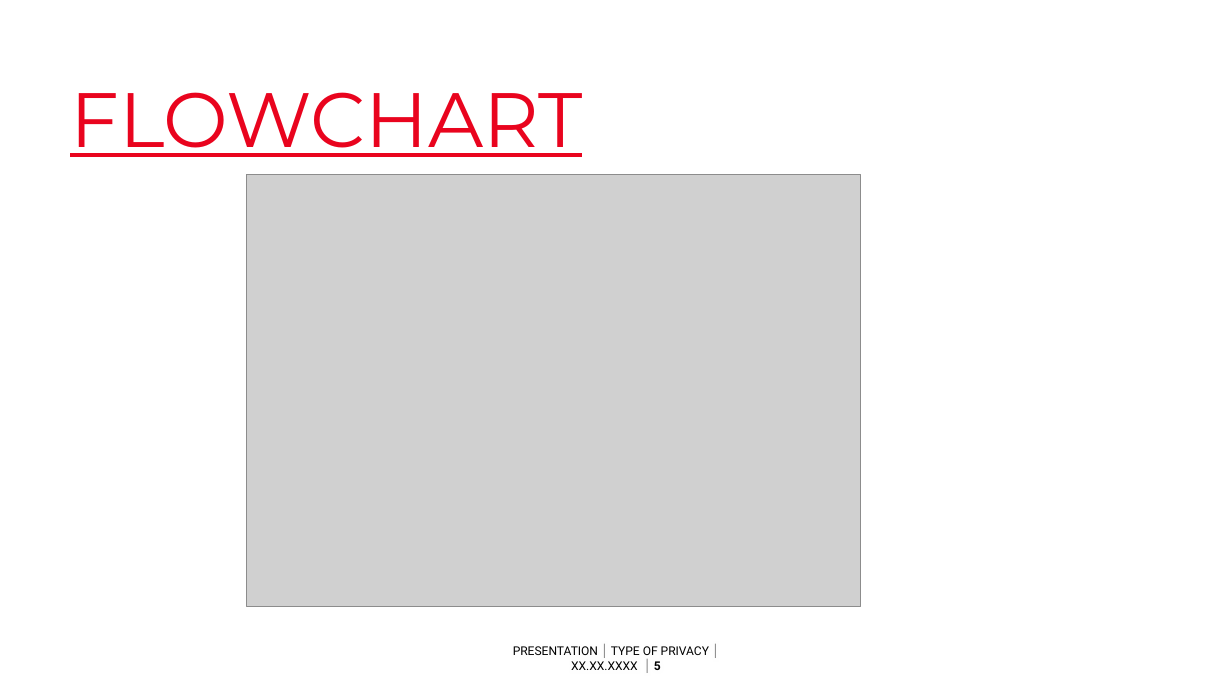
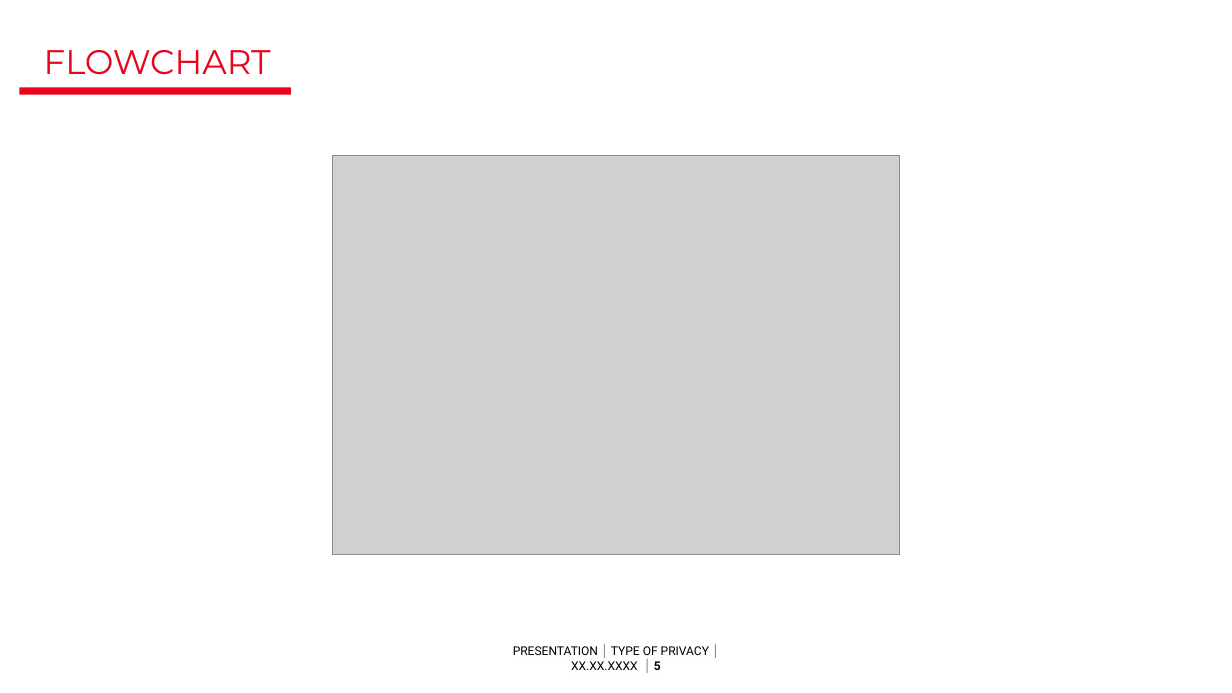
Before and after one commit to amanagrawal151/data-anonymiser, a slide deck: slide 5 of SGBOTS.pptx. Drawn at 1232x693 pixels with LibreOffice and Linux fonts; fonts in the diff are those of the drawing; grey boxes stand for pictures; background and template pictures are left out. Boxes give left, top, right and bottom in pixels: in the first picture for what was removed or moved away, otherwise in the second. Text is boxed around its words. In the diff, an @@ line names an element or a change of style, - is before the commit and + after.

```diff
--- a/SGBOTS.pptx
+++ b/SGBOTS.pptx
@@ title "FLOWCHART" moved from (x1=70, y1=92, x2=582, y2=157) to (x1=44, y1=50, x2=271, y2=75) @@
@@ title "FLOWCHART" at (x1=44, y1=50, x2=271, y2=75): size 60 to 26.7 pt, underline off @@
@@ rectangle added at (x1=19, y1=87, x2=291, y2=94), fill #E9041E @@
@@ picture resized from (x1=247, y1=174, x2=860, y2=606) to (x1=333, y1=155, x2=899, y2=555) @@
```
Also in this commit, not shown: 15 other slides changed, 2 slides added, 1 slide removed.
